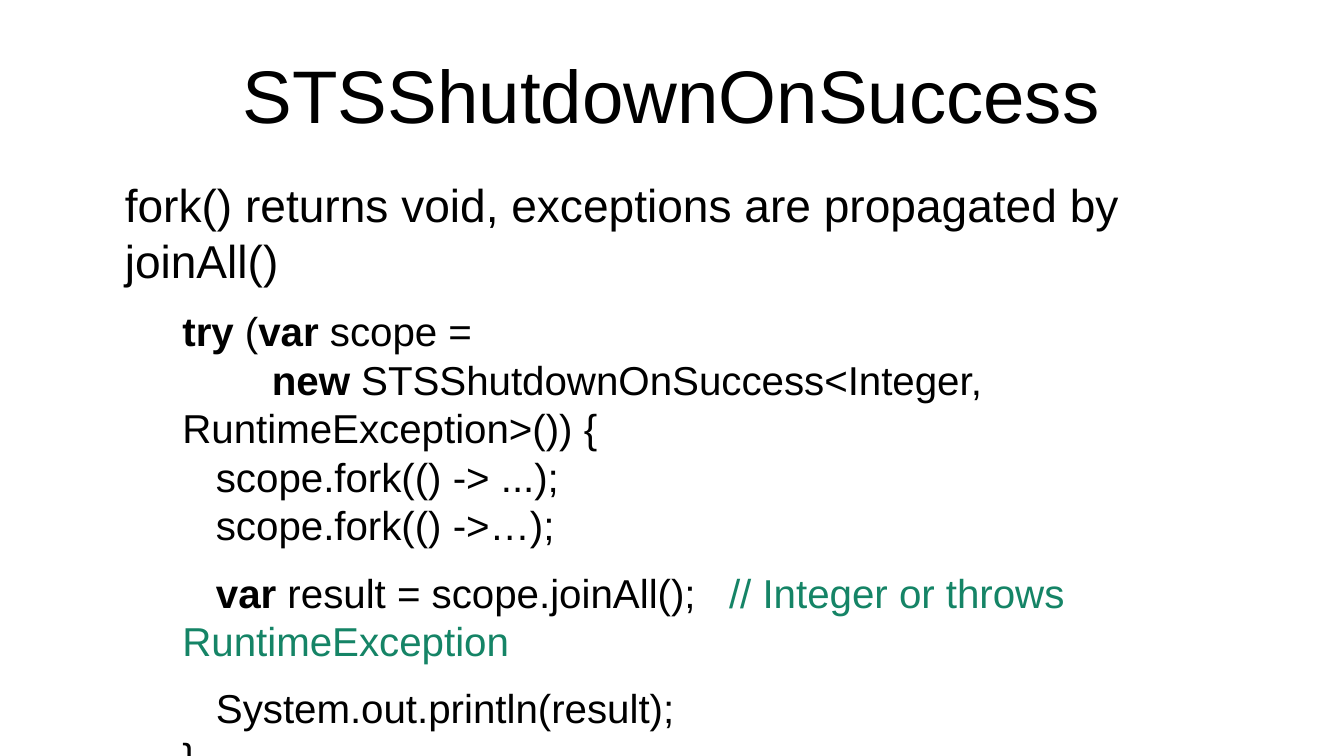
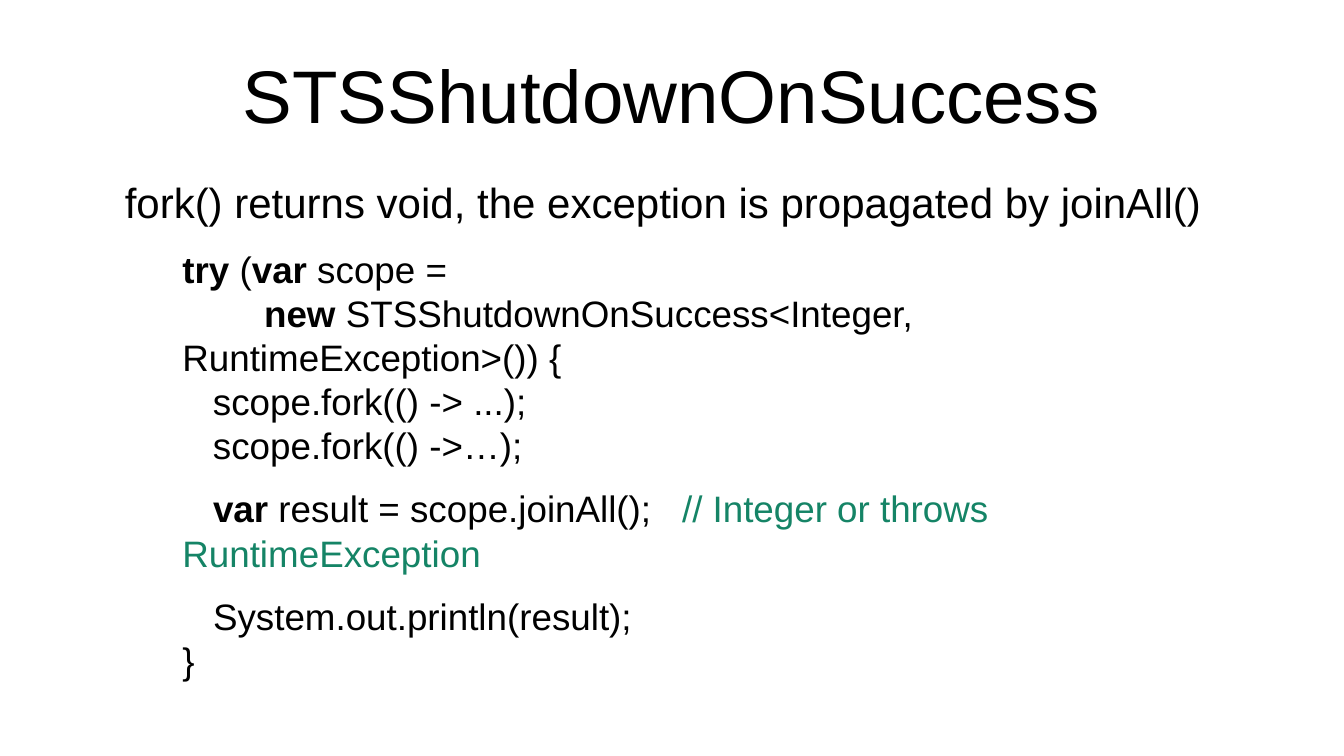
Before and after one commit to forax/loom-fiber, a slide deck: slide 32 of scoop about scopes.odp. Drawn at 1344x756 pixels with LibreOffice and Linux fonts; fonts in the diff are those of the drawing. Boxes give left, top, right and bottom in pixels: in the first picture for what was removed or moved away, otherwise in the second. Text is boxed around its words. In the diff, an @@ line names an element or a change of style, - is before the commit and + after.

```diff
--- a/scoop about scopes.odp
+++ b/scoop about scopes.odp
@@ text at [125, 187, 1201, 227]: text changed; size 27.2 to 24.8 pt @@
-fork() returns void, exceptions are propagated by joinAll()
+fork() returns void, the exception is propagated by joinAll()
@@ text at [182, 256, 988, 637]: size 23.8 to 21.7 pt in "try (var scope = new STSShutdownOnSuccess<Integer, RuntimeEx ...", "var result = scope.joinAll(); // Integer or ...", "System.out.println(result); }" @@
```
Also in this commit, not shown: 4 other slides changed, 1 other file.
